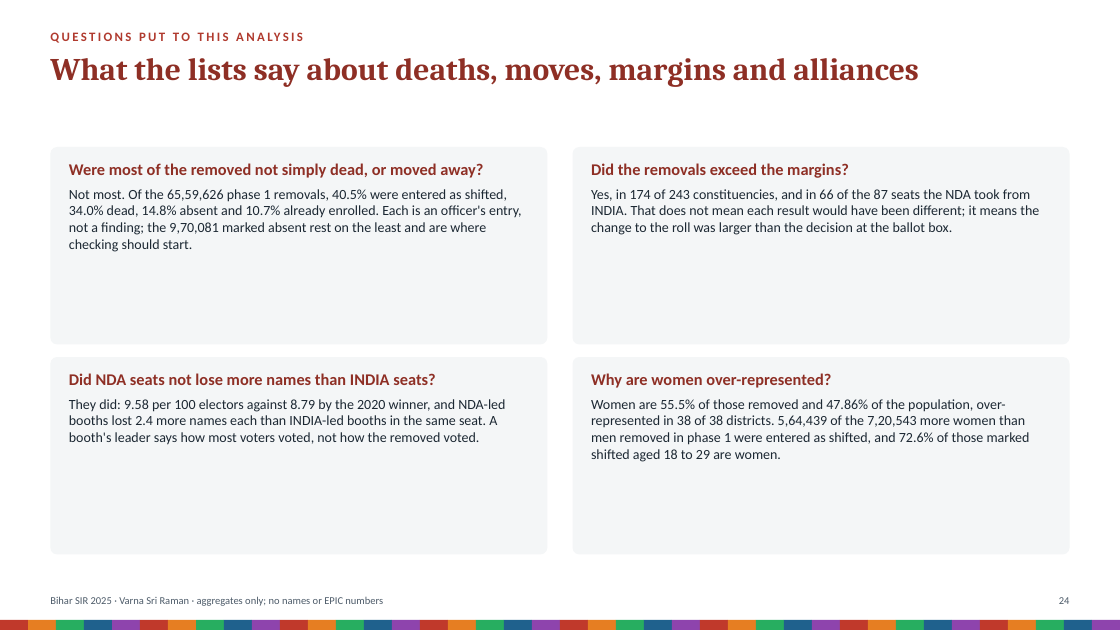
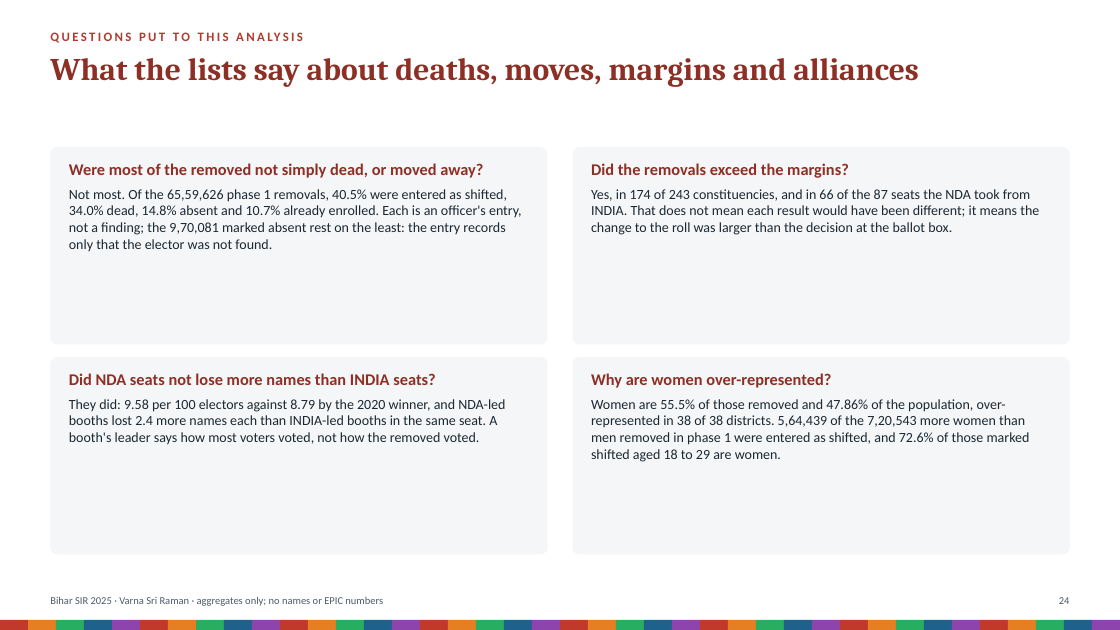
Before and after one commit to Varnasr/INDIA-DATA, a slide deck: slide 24 of reports/bihar-sir-2025-deck.pptx. Drawn at 1120x630 pixels with LibreOffice and Linux fonts; fonts in the diff are those of the drawing. Boxes give left, top, right and bottom in pixels: in the first picture for what was removed or moved away, otherwise in the second. Text is boxed around its words. In the diff, an @@ line names an element or a change of style, - is before the commit and + after.

```diff
--- a/reports/bihar-sir-2025-deck.pptx
+++ b/reports/bihar-sir-2025-deck.pptx
@@ text at box(69, 189, 522, 251): text changed @@
-Not most. Of the 65,59,626 phase 1 removals, 40.5% were entered as shifted, 34.0% dead, 14.8% absent and 10.7% already enrolled. Each is an officer's entry, not a finding; the 9,70,081 marked absent rest on the least and are where checking should start.
+Not most. Of the 65,59,626 phase 1 removals, 40.5% were entered as shifted, 34.0% dead, 14.8% absent and 10.7% already enrolled. Each is an officer's entry, not a finding; the 9,70,081 marked absent rest on the least: the entry records only that the elector was not found.
```
Also in this commit, not shown: 4 other slides changed, 51 other files.
